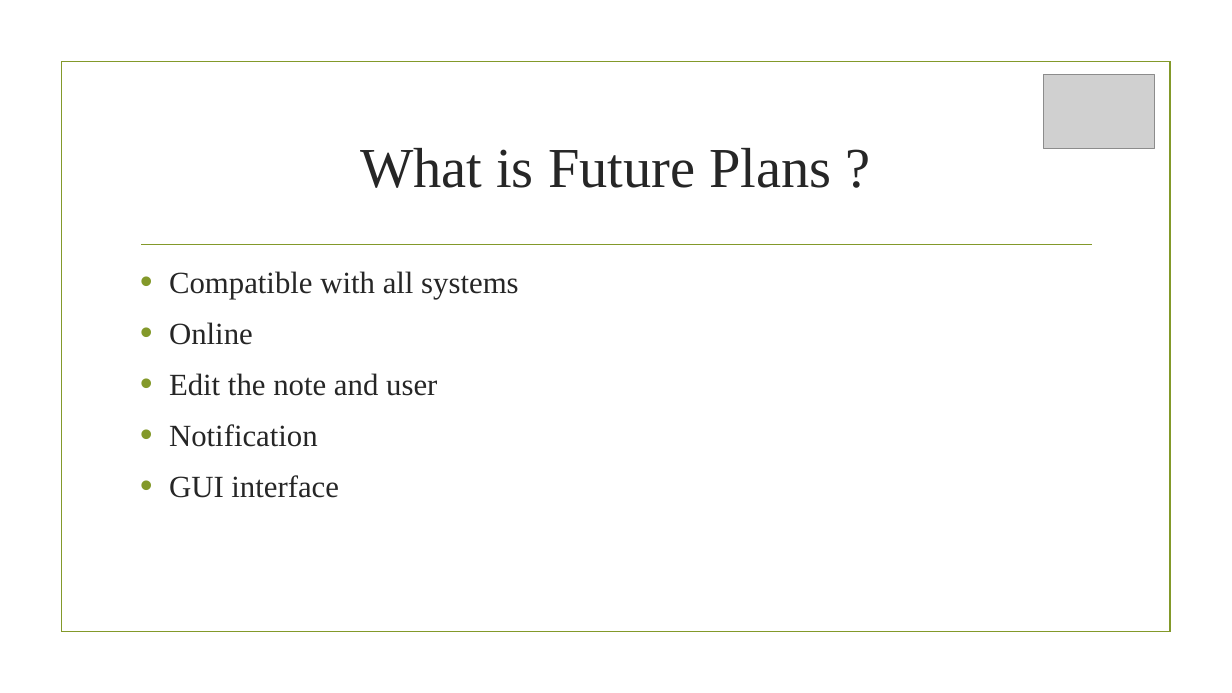
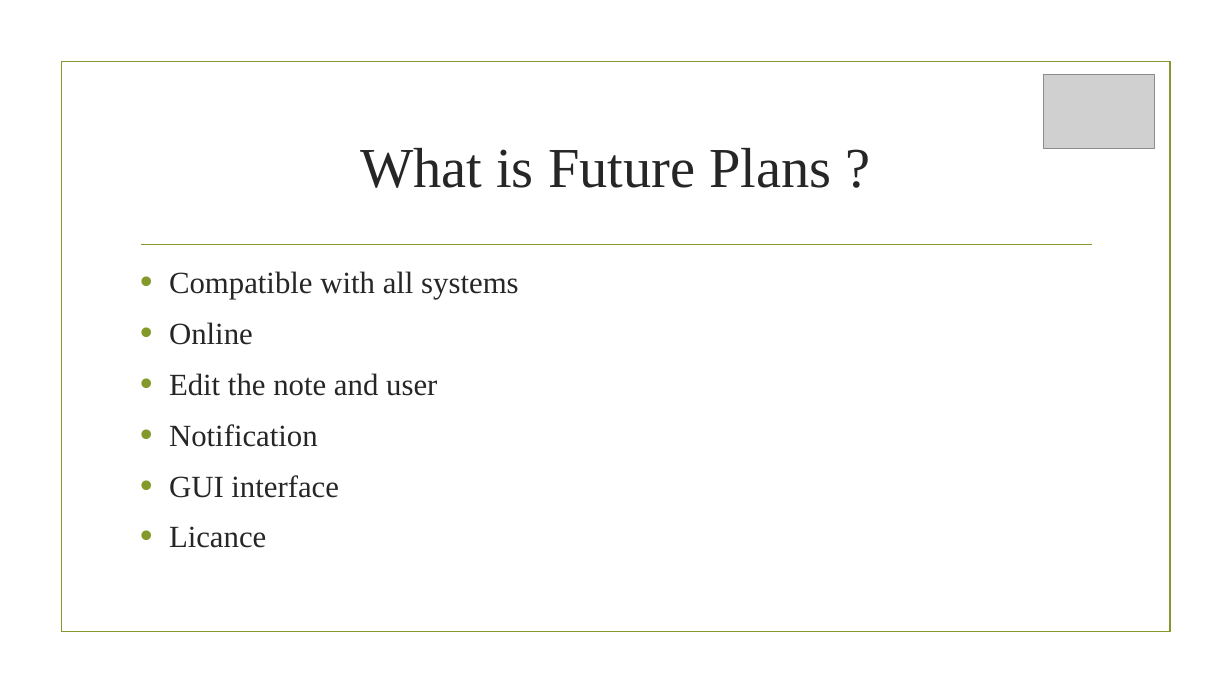
Before and after one commit to ibrahim123abusamrah/show, a slide deck: slide 14 of Sticky-Notes.pptx (slide 13 before the commit). Drawn at 1232x693 pixels with LibreOffice and Linux fonts; fonts in the diff are those of the drawing; grey boxes stand for pictures; background and template pictures are left out. Boxes give left, top, right and bottom in pixels: in the first picture for what was removed or moved away, otherwise in the second. Text is boxed around its words. In the diff, an @@ line names an element or a change of style, - is before the commit and + after.

```diff
--- a/Sticky-Notes.pptx
+++ b/Sticky-Notes.pptx
@@ text at (169,526,266,548): paragraph added @@
+• Licance
```
Also in this commit, not shown: 3 other slides changed, 1 slide added, 2 other files.
